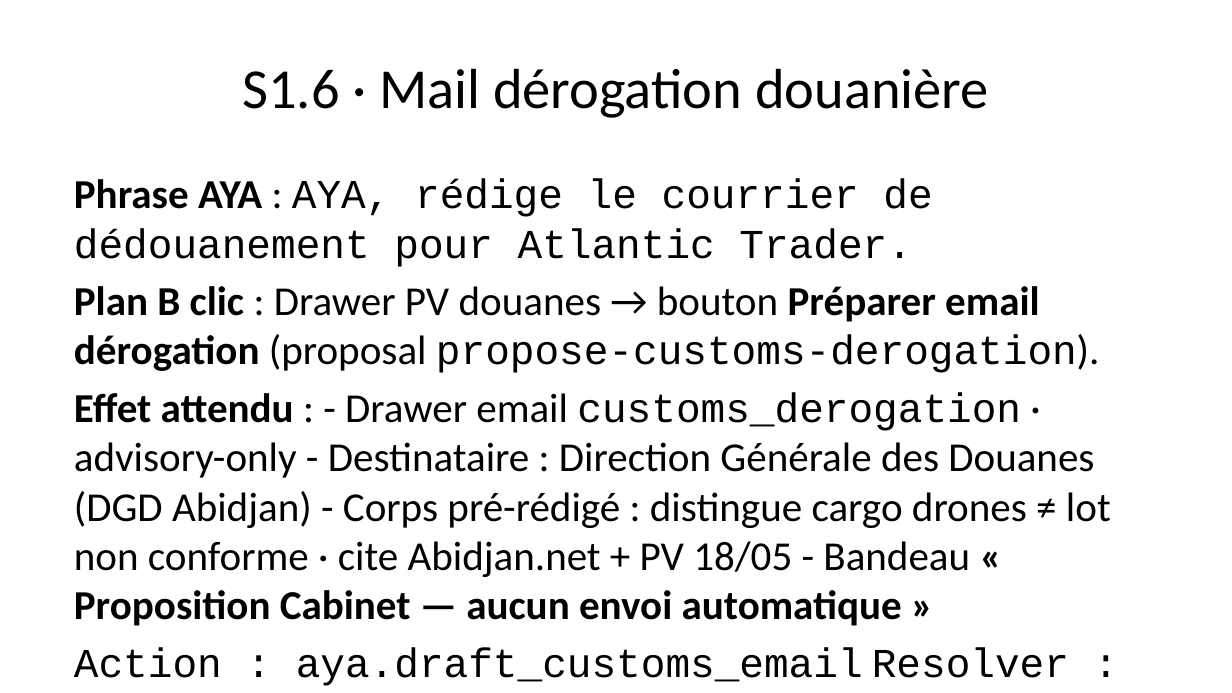
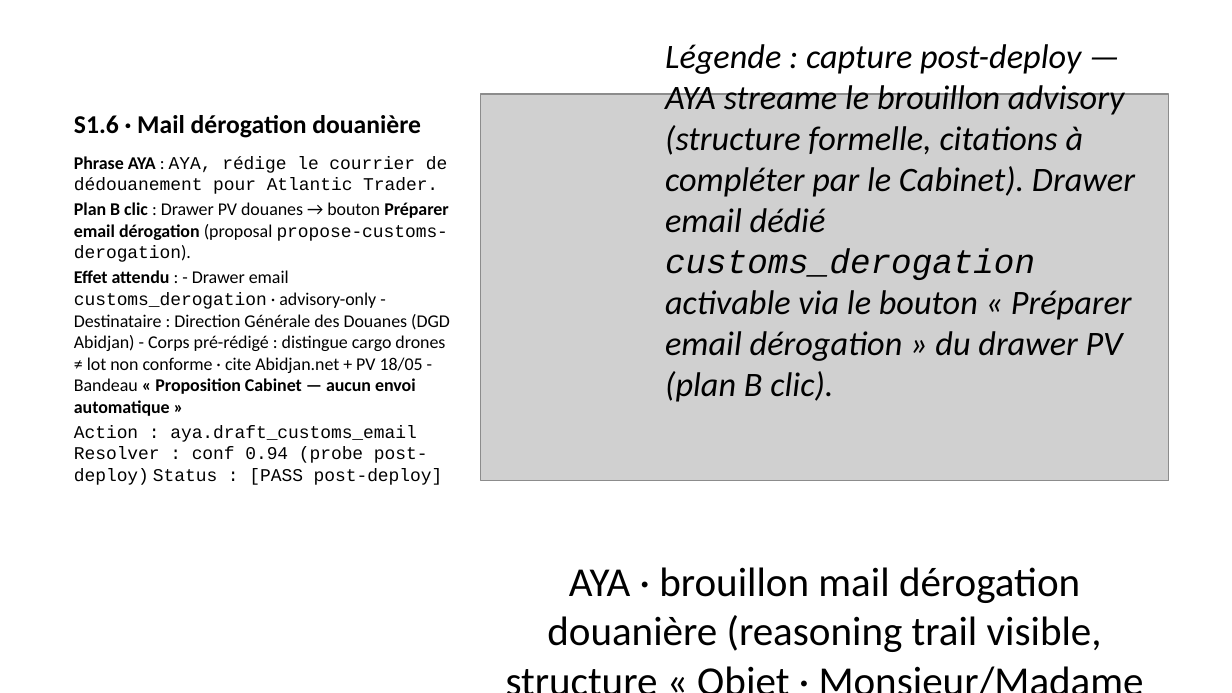
Before and after one commit to tishacian/hyusai, a slide deck: slide 17 of docs/sentinel-ci-demo-deck-2026-05-25.pptx. Drawn at 1232x693 pixels with LibreOffice and Linux fonts; fonts in the diff are those of the drawing; grey boxes stand for pictures. Boxes give left, top, right and bottom in pixels: in the first picture for what was removed or moved away, otherwise in the second. Text is boxed around its words. In the diff, an @@ line names an element or a change of style, - is before the commit and + after.

```diff
--- a/docs/sentinel-ci-demo-deck-2026-05-25.pptx
+++ b/docs/sentinel-ci-demo-deck-2026-05-25.pptx
@@ title "S1.6 · Mail dérogation douanière" at <box>74,115,421,138</box>: size 33 to 15 pt, bold on; alignment centre to left; vertical alignment middle to bottom @@
@@ text added at <box>665,44,1135,402</box>, 20 pt, text #000000, italic @@
+Légende : capture post-deploy — AYA streame le brouillon advisory (structure formelle, citations à compléter par le Cabinet). Drawer email dédié customs_derogation activable via le bouton « Préparer email dérogation » du drawer PV (plan B clic).
@@ picture added at <box>480,94,1168,480</box> @@
@@ text "Phrase AYA : AYA, rédige ...": place and size @@
-text "Phrase AYA : AYA, rédige ..." at <box>74,179,1111,686</box>
+text "Phrase AYA : AYA, rédige ..." at <box>74,156,450,485</box>
@@ text "Phrase AYA : AYA, rédige ..." at <box>74,156,450,485</box>: size 24 to 10.5 pt; less space between paragraphs @@
@@ text added at <box>547,567,1102,652</box>, 24 pt, text #000000 @@
+AYA · brouillon mail dérogation douanière (reasoning trail visible, structure « Objet · Monsieur/Madame le Chef des Douanes »)
```
Also in this commit, not shown: 5 other slides changed, 10 other files.
